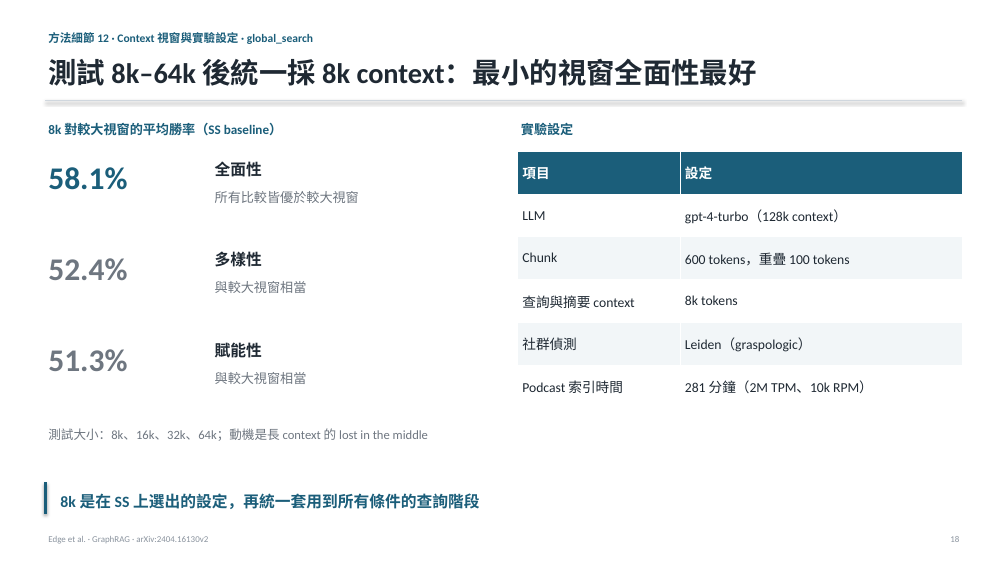
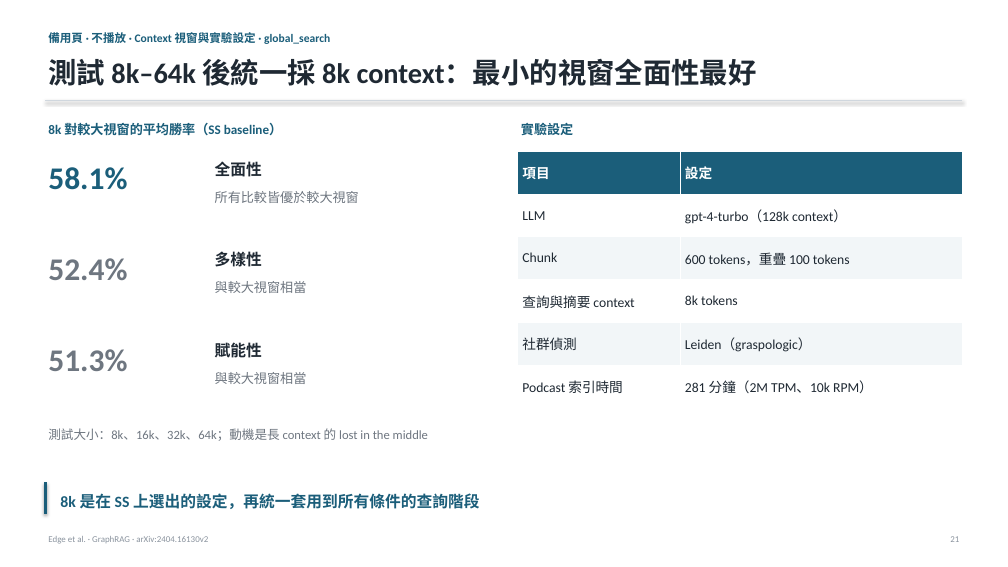
Before and after one commit to Moris-Zhan/CV-RAG-LLM-Papers, a slide deck: slide 21 of RAG/2024_GraphRAG/slides_zh-TW.pptx (slide 18 before the commit). Drawn at 1008x567 pixels with LibreOffice and Linux fonts; fonts in the diff are those of the drawing. Boxes give left, top, right and bottom in pixels: in the first picture for what was removed or moved away, otherwise in the second. Text is boxed around its words. In the diff, an @@ line names an element or a change of style, - is before the commit and + after.

```diff
--- a/RAG/2024_GraphRAG/slides_zh-TW.pptx
+++ b/RAG/2024_GraphRAG/slides_zh-TW.pptx
@@ text at bbox=[48, 30, 330, 46]: text changed @@
-方法細節 12 · Context 視窗與實驗設定 · global_search
+備用頁 · 不播放 · Context 視窗與實驗設定 · global_search
```
Also in this commit, not shown: 21 other slides changed, 2 slides added, 3 slides removed, 4 other files.
